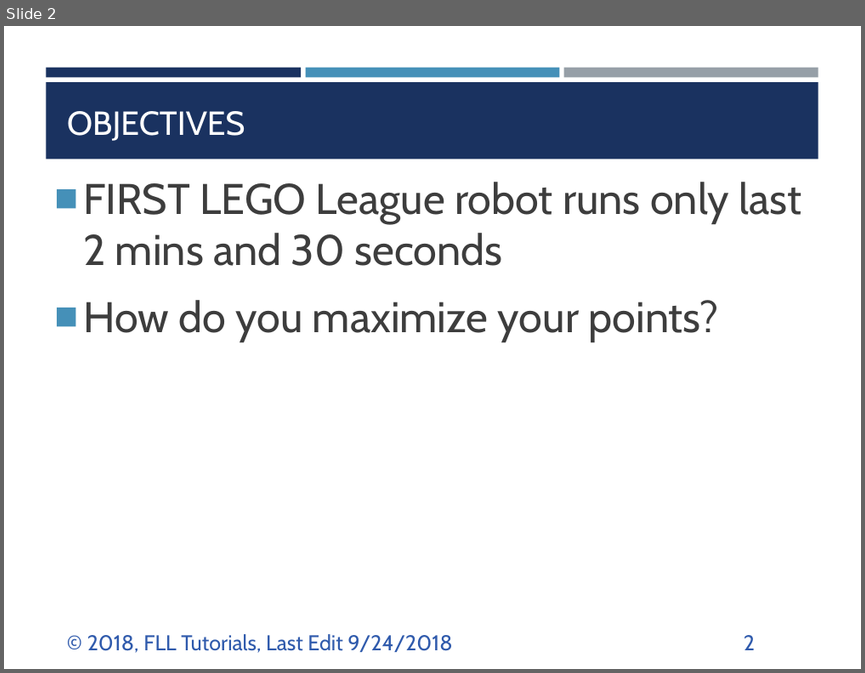
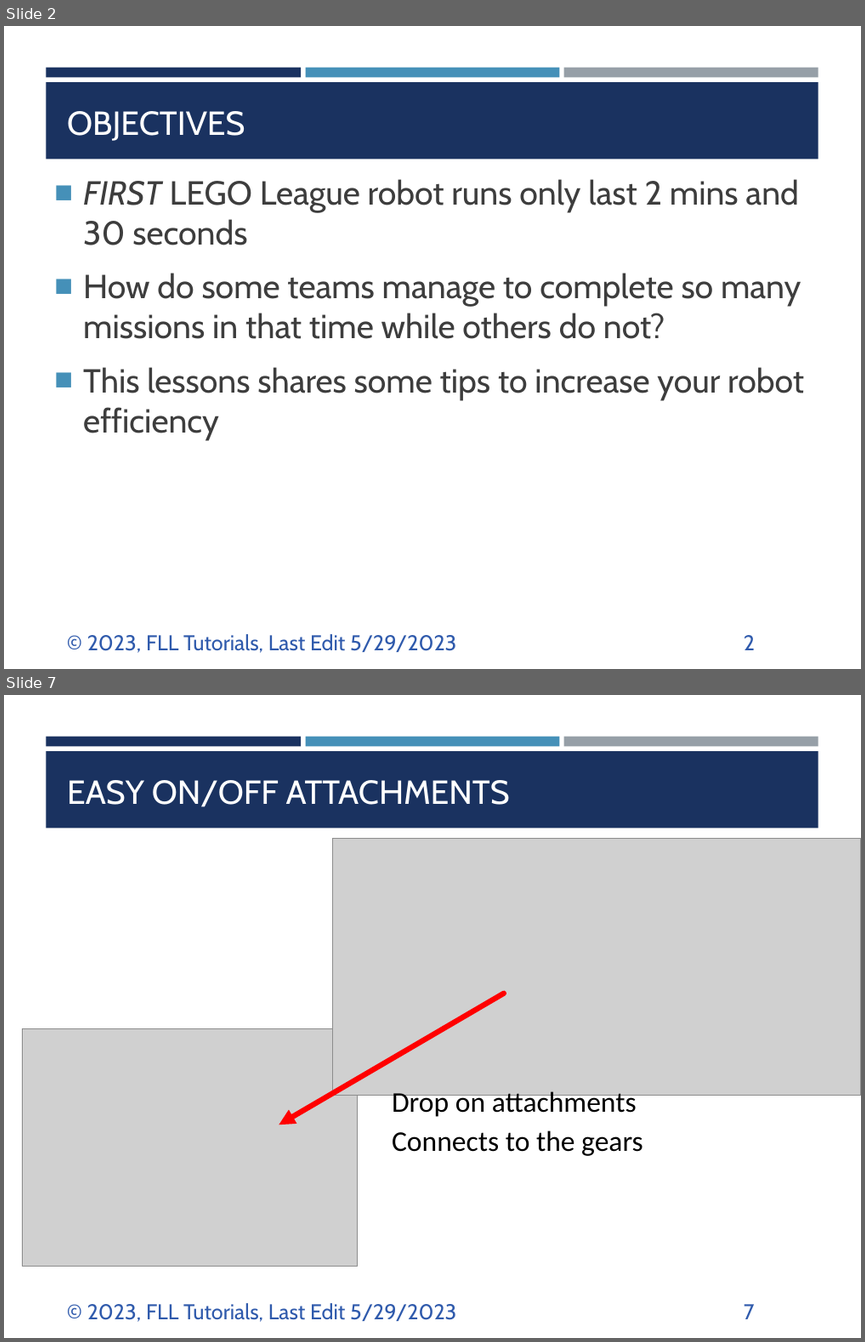
Before and after one commit to ev3lessons/FLL-Tutorials, a slide deck: translations/en-us/RobotGame/SavingTime.pptx. Shown one above the other, each under a label of ours: slide 2 before the commit, slides 2 and 7 after it; the slides between them are not shown. The pictures are 865x673 and 865x1342 pixels, drawn with LibreOffice and Linux fonts; fonts in the diff are those of the drawing; grey boxes stand for pictures. Boxes give left, top, right and bottom in pixels: in the first picture for what was removed or moved away, otherwise in the second. Text is boxed around its words. In the diff, an @@ line names an element or a change of style, - is before the commit and + after.

Commit message:
Added Efficiency lesson

```diff
--- a/translations/en-us/RobotGame/SavingTime.pptx
+++ b/translations/en-us/RobotGame/SavingTime.pptx
@@ slide 7 added at <box>4,695,861,1338</box>, background #FFFFFF; not listed: 4 template elements that a slide beside it also shows @@
@@ title added at <box>67,780,510,807</box>, 28 pt, text #FFFFFF @@
+EASY ON/OFF ATTACHMENTS
@@ picture added at <box>333,838,861,1095</box> @@
@@ arrow added from (504, 993) to (279, 1124), #FF0000 4.5 pt @@
@@ picture added at <box>22,1028,357,1265</box> @@
@@ text added at <box>392,1088,643,1156</box>, 24 pt, text #000000 @@
+Drop on attachments
+Connects to the gears
@@ text added at <box>87,1303,456,1321</box>, 18 pt, text #2F5AAC @@
+© 2023, FLL Tutorials, Last Edit 5/29/2023
@@ page number added at <box>744,1304,755,1319</box>, 18 pt, text #2F5AAC @@
+7
@@ slide 2 changed as well @@
@@ text at <box>83,179,798,245</box>: size 36 to 28 pt in "FIRST LEGO League robot runs only last ..."; italic on in "FIRST"; less space between paragraphs @@
@@ text at <box>83,272,804,440</box>: text changed; size 36 to 28 pt @@
-■ How do you maximize your points?
+■ How do some teams manage to complete so many missions in that time while others do not?
+■ This lessons shares some tips to increase your robot efficiency
@@ text at <box>87,634,456,652</box>: text changed @@
-© 2018, FLL Tutorials, Last Edit 9/24/2018
+© 2023, FLL Tutorials, Last Edit 5/29/2023
```
Also in this commit, not shown: 6 other slides changed, 3 other files.
